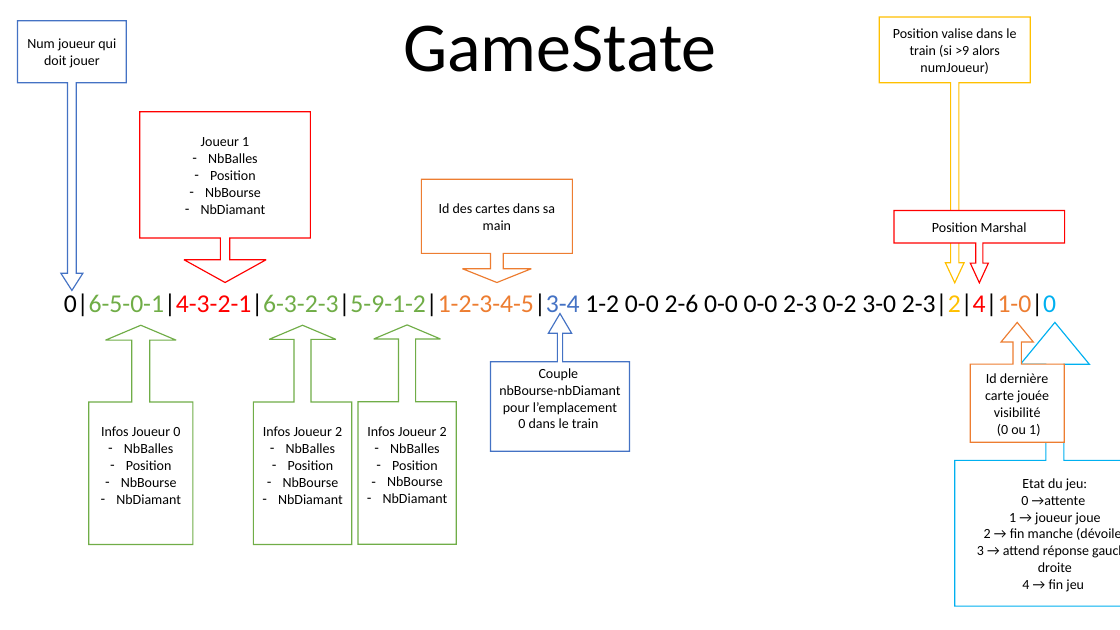
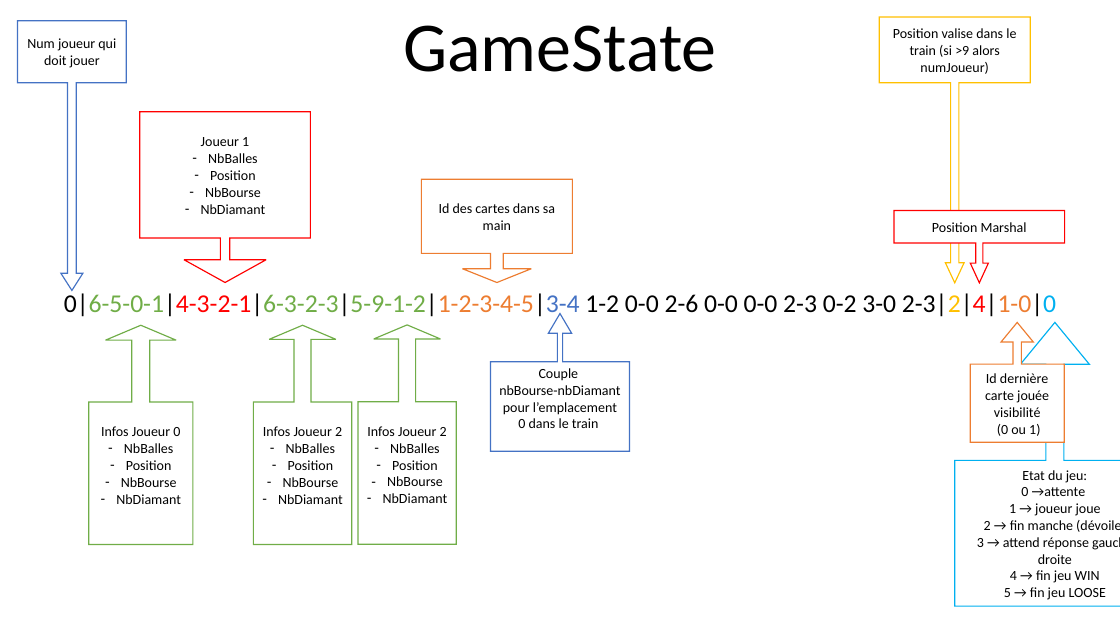
Before and after one commit to hpn789/Reseau, a slide deck: slide 3 of Documents/Descriptif.pptx. Drawn at 1120x630 pixels with LibreOffice and Linux fonts; fonts in the diff are those of the drawing. Boxes give left, top, right and bottom in pixels: in the first picture for what was removed or moved away, otherwise in the second. Text is boxed around its words. In the diff, an @@ line names an element or a change of style, - is before the commit and + after.

Commit message:
MAJ descriptif

```diff
--- a/Documents/Descriptif.pptx
+++ b/Documents/Descriptif.pptx
@@ text in up arrow callout at (1004, 570, 1106, 600): text changed @@
-4 → fin jeu
+4 → fin jeu WIN
+5 → fin jeu LOOSE
```
